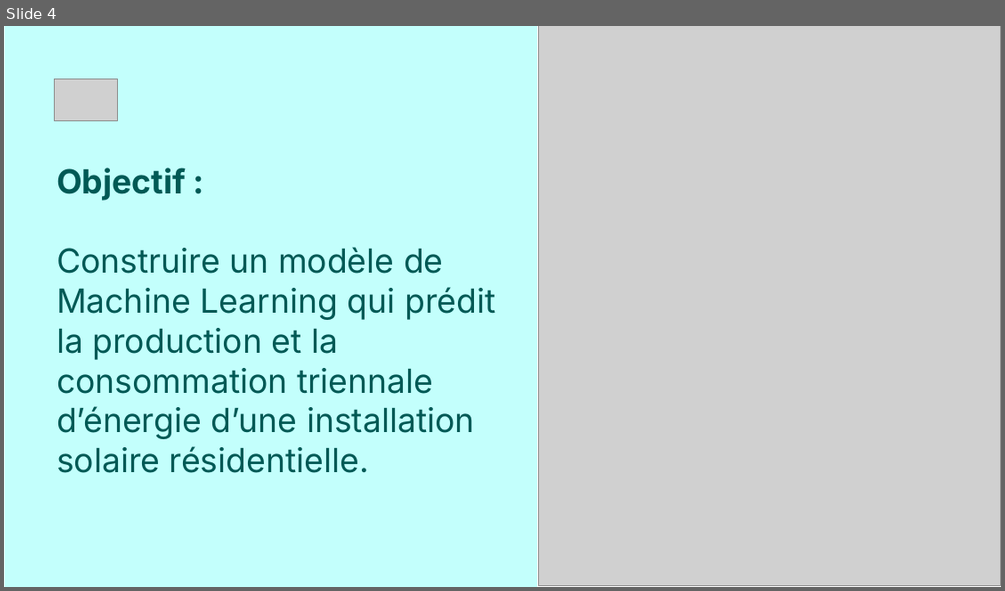
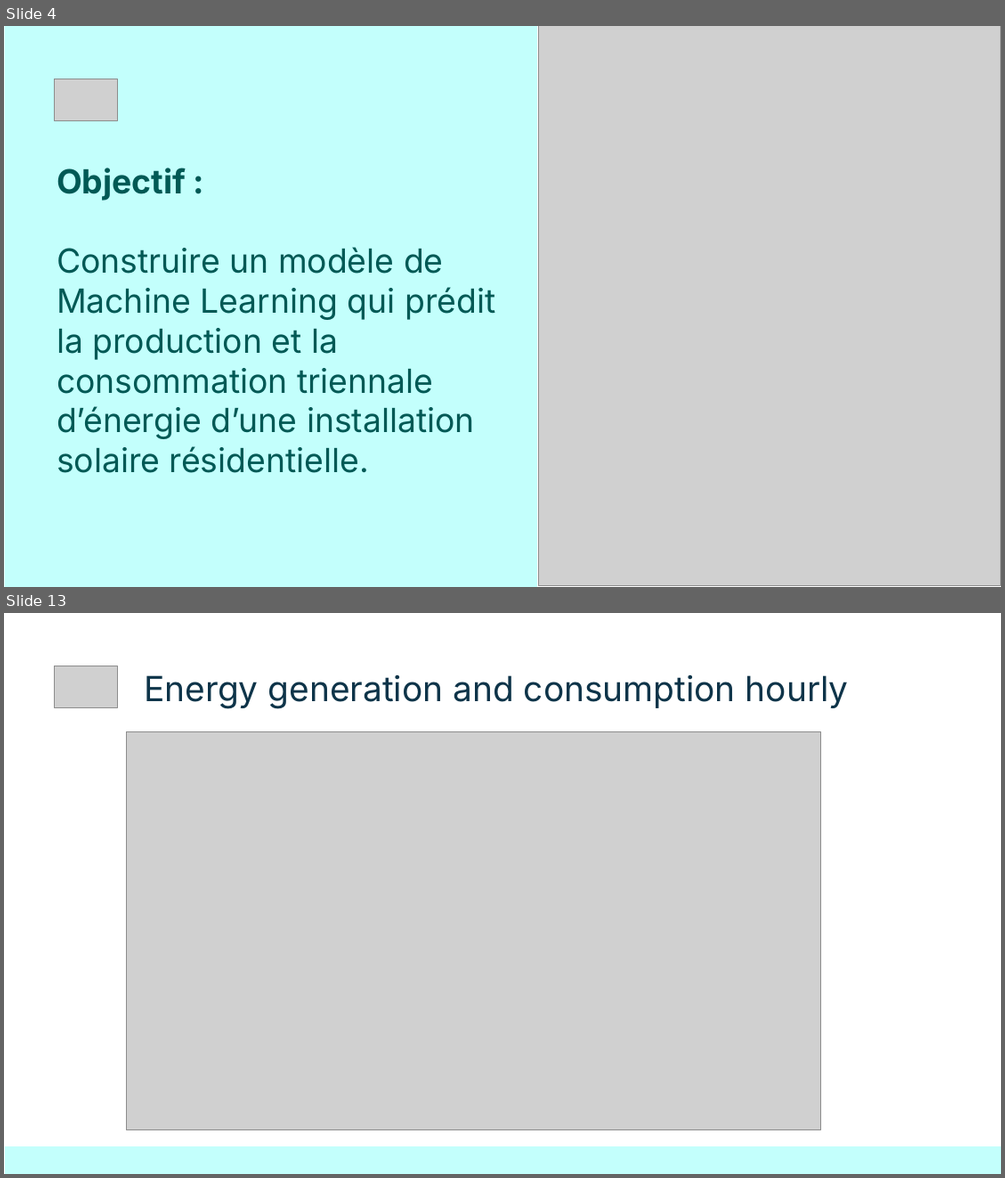
Before and after one commit to baigalmaa-baatar/Predict-energy-consumption, a slide deck: modeling/Final_Project_Slides.pptx. Shown one above the other, each under a label of ours: slide 4 before the commit, slides 4 and 13 after it; the slides between them are not shown. The pictures are 1005x591 and 1005x1178 pixels, drawn with LibreOffice and Linux fonts; fonts in the diff are those of the drawing; grey boxes stand for pictures. Boxes give left, top, right and bottom in pixels: in the first picture for what was removed or moved away, otherwise in the second. Text is boxed around its words. In the diff, an @@ line names an element or a change of style, - is before the commit and + after.

```diff
--- a/modeling/Final_Project_Slides.pptx
+++ b/modeling/Final_Project_Slides.pptx
@@ slide 13 added at (4, 613, 1001, 1174), background #FFFFFF @@
@@ picture added at (55, 666, 118, 707) @@
@@ title added at (144, 674, 849, 709), 25 pt, text #0E3449 @@
+Energy generation and consumption hourly
@@ picture added at (127, 731, 821, 1129) @@
@@ rectangle added at (5, 1146, 1001, 1173), fill #C3FFFC @@
```
Also in this commit, not shown: 5 slides changed, 18 other slides added, 3 slides removed.
